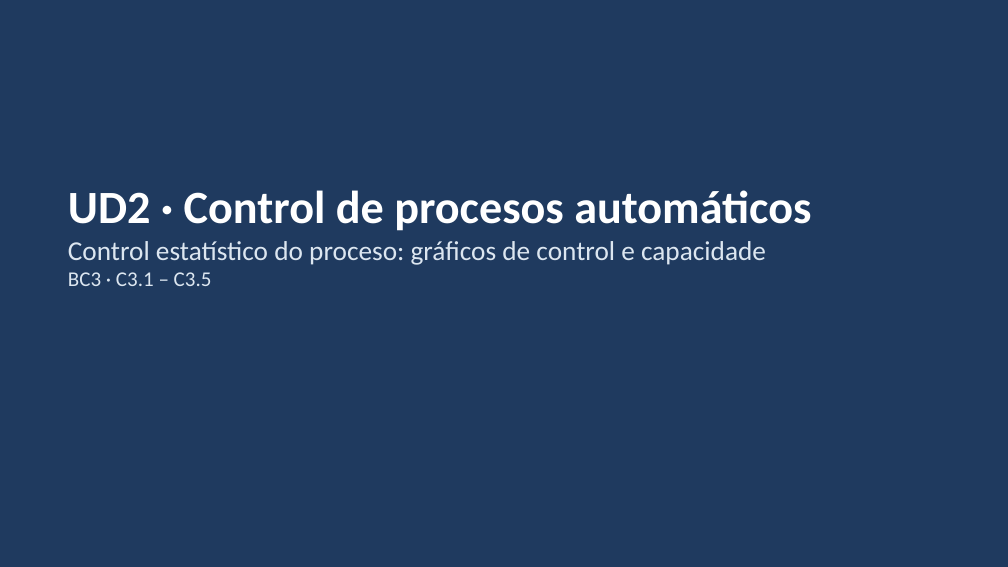
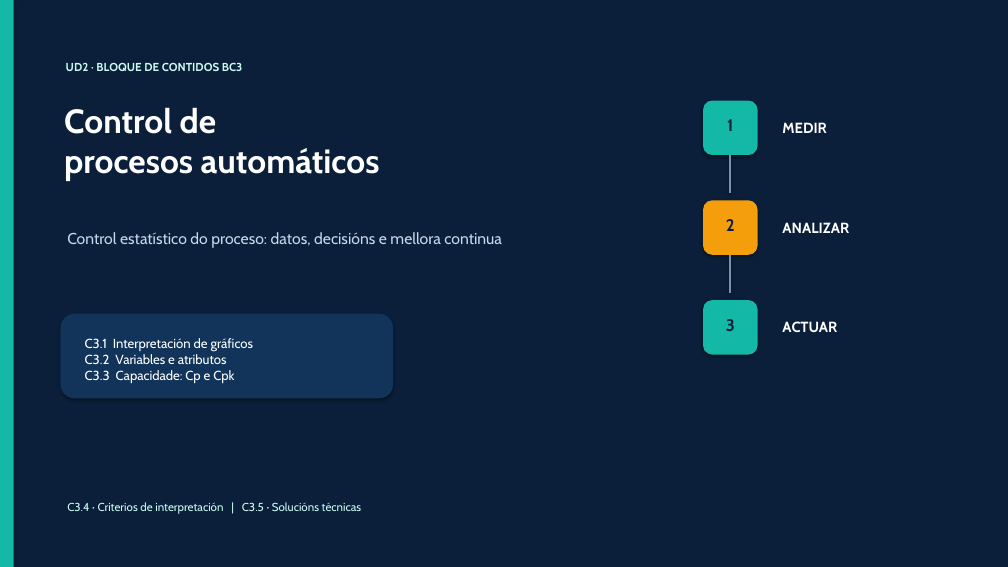
Before and after one commit to wpodigital/UD2---Control-de-procesos-autom-ticos, a slide deck: slide 1 of UD2_Control_de_procesos_automaticos.pptx. Drawn at 1008x567 pixels with LibreOffice and Linux fonts; fonts in the diff are those of the drawing. Boxes give left, top, right and bottom in pixels: in the first picture for what was removed or moved away, otherwise in the second. Text is boxed around its words. In the diff, an @@ line names an element or a change of style, - is before the commit and + after.

```diff
--- a/UD2_Control_de_procesos_automaticos.pptx
+++ b/UD2_Control_de_procesos_automaticos.pptx
@@ background #FFFFFF to #0B1F3A @@
@@ rectangle: place and size @@
-rectangle at [0,0,1008,567]
+rectangle at [0,0,14,567]
@@ rectangle at [0,0,14,567]: fill #1F3A5F to #14B8A6 @@
@@ text at [66,62,243,71]: text changed; size 26 to 11 pt; font Calibri to Cabin; text colour #DCE6F0 to #CCFBF1; bold on @@
-UD2 · Control de procesos automáticos
-Control estatístico do proceso: gráficos de control e capacidade
-BC3 · C3.1 – C3.5
+UD2 · BLOQUE DE CONTIDOS BC3
@@ text added at [64,107,380,181], 32 pt, text #FFFFFF, bold @@
+Control de
+procesos automáticos
@@ rounded rectangle added at [703,101,758,155], fill #14B8A6 @@
@@ text added at [727,119,733,131], 16 pt, text #0B1F3A, bold @@
+1
@@ text added at [782,122,827,133], 14 pt, text #FFFFFF, bold @@
+MEDIR
@@ line added from (730, 155) to (730, 193), #7893B0 2 pt @@
@@ rounded rectangle added at [703,200,758,255], fill #F59E0B @@
@@ text added at [67,232,502,248], 15 pt, text #C7D7EA @@
+Control estatístico do proceso: datos, decisións e mellora continua
@@ text added at [726,219,735,231], 16 pt, text #0B1F3A, bold @@
+2
@@ text added at [782,222,849,233], 14 pt, text #FFFFFF, bold @@
+ANALIZAR
@@ line added from (730, 255) to (730, 293), #7893B0 2 pt @@
@@ rounded rectangle added at [60,314,393,399], fill #12345A @@
@@ rounded rectangle added at [703,300,758,355], fill #14B8A6 @@
@@ text added at [726,319,735,331], 16 pt, text #0B1F3A, bold @@
+3
@@ text added at [782,321,837,332], 14 pt, text #FFFFFF, bold @@
+ACTUAR
@@ text added at [85,338,253,383], 12.5 pt, text #FFFFFF @@
+C3.1 Interpretación de gráficos
+C3.2 Variables e atributos
+C3.3 Capacidade: Cp e Cpk
@@ text added at [67,502,362,514], 11 pt, text #CCFBF1 @@
+C3.4 · Criterios de interpretación | C3.5 · Solucións técnicas
```
Also in this commit, not shown: 17 slides added, 28 slides removed.
